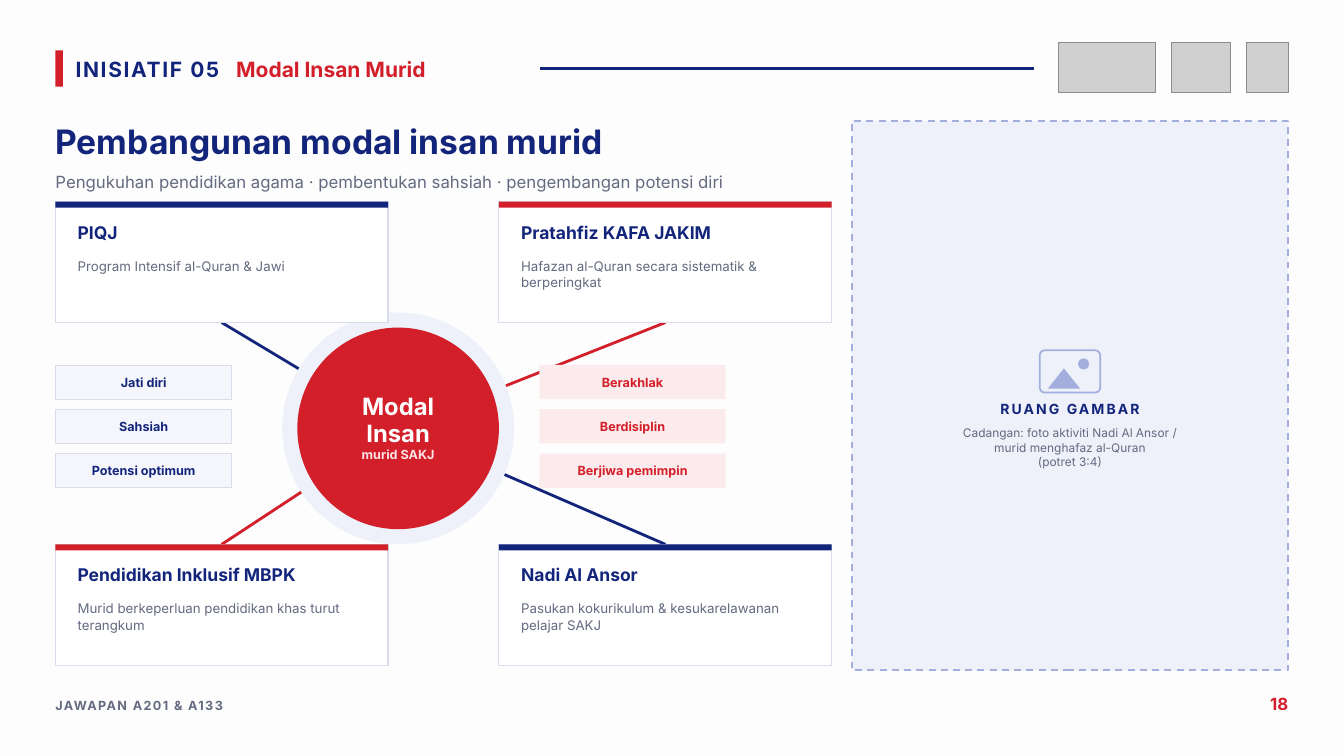
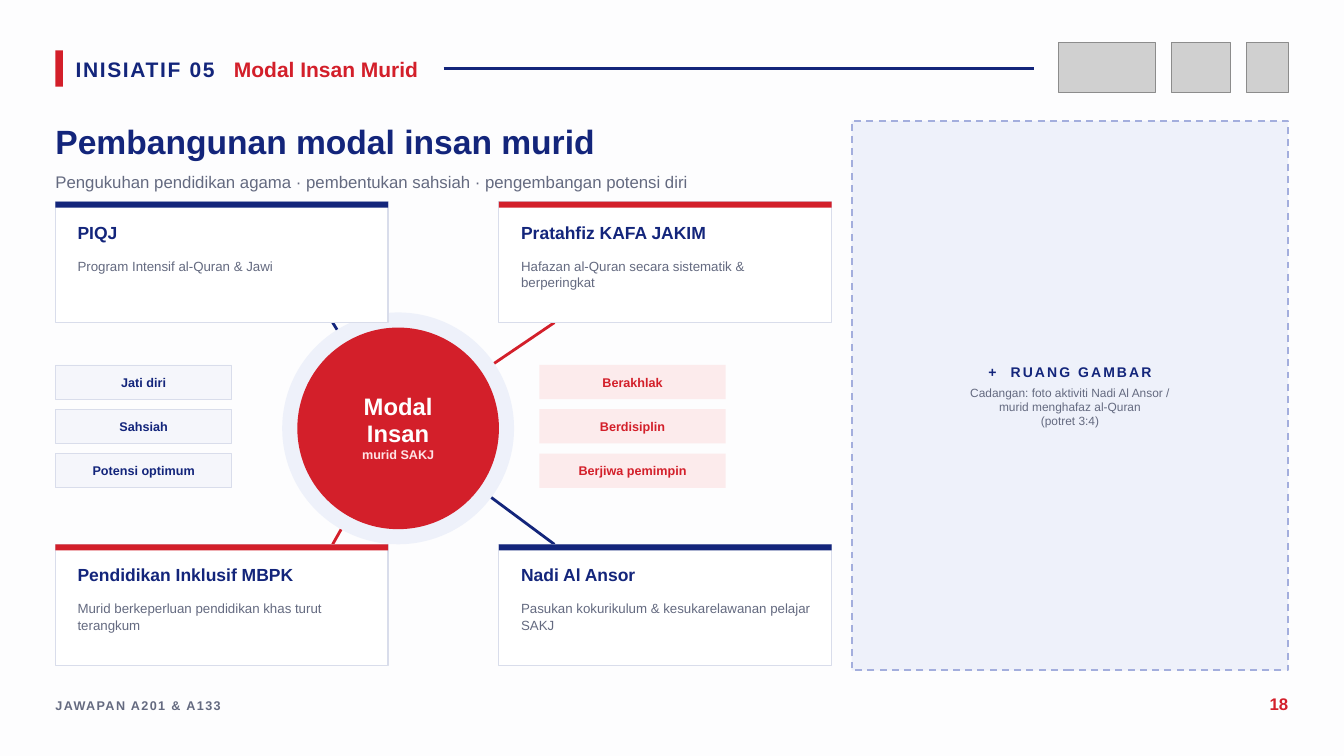
Before and after one commit to nawaljoe/Nawal, a slide deck: slide 18 of infografik-belanjawan-2027/Infografik_Jawapan_A201_A133_Belanjawan2027.pptx. Drawn at 1344x756 pixels with LibreOffice and Linux fonts; fonts in the diff are those of the drawing; grey boxes stand for pictures. Boxes give left, top, right and bottom in pixels: in the first picture for what was removed or moved away, otherwise in the second. Text is boxed around its words. In the diff, an @@ line names an element or a change of style, - is before the commit and + after.

```diff
--- a/infografik-belanjawan-2027/Infografik_Jawapan_A201_A133_Belanjawan2027.pptx
+++ b/infografik-belanjawan-2027/Infografik_Jawapan_A201_A133_Belanjawan2027.pptx
@@ line moved from (540, 69) - (1034, 69) to (444, 69) - (1034, 69) @@
@@ line moved from (398, 429) - (222, 323) to (398, 429) - (333, 323) @@
@@ line moved from (398, 429) - (665, 323) to (398, 429) - (555, 323) @@
@@ rounded rectangle removed at [1040, 350, 1100, 392] @@
@@ ellipse removed at [1078, 358, 1089, 369] @@
@@ text in rectangle at [970, 367, 1163, 428]: text added @@
++ RUANG GAMBAR
+Cadangan: foto aktiviti Nadi Al Ansor /
+murid menghafaz al-Quran
+(potret 3:4)
@@ triangle removed at [1048, 368, 1080, 388] @@
@@ text removed at [1000, 403, 1059, 414] @@
-RUANG GAMBAR
@@ line moved from (398, 429) - (222, 544) to (398, 429) - (333, 544) @@
@@ line moved from (398, 429) - (665, 544) to (398, 429) - (555, 544) @@
@@ text removed at [963, 428, 1169, 469] @@
-Cadangan: foto aktiviti Nadi Al Ansor /
-murid menghafaz al-Quran
-(potret 3:4)
@@ font Inter to Arial in 20 elements at [76, 61, 418, 78], [55, 129, 594, 161], [55, 176, 687, 192], [362, 397, 435, 459], [78, 226, 118, 243], [78, 261, 273, 274], [521, 226, 706, 239], [521, 261, 732, 290], [78, 568, 293, 581], [78, 603, 322, 633], [521, 568, 635, 581], [521, 603, 810, 630], [121, 378, 166, 387], [119, 422, 167, 431], [93, 466, 195, 478], [602, 378, 662, 387], [600, 422, 665, 434], [579, 466, 687, 478], [55, 698, 761, 728], [1270, 698, 1289, 710] @@
```
Also in this commit, not shown: 17 other slides changed, 5 other files.
